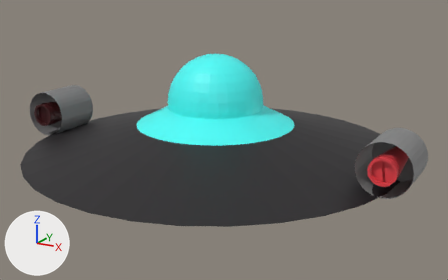
The Blender file proyecto.blend: old version first, new version second.
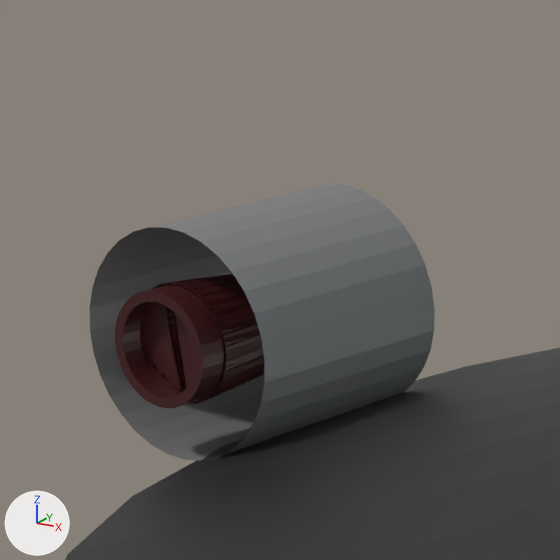
Each version appears first whole from a 50 mm camera at (13.02, -21.9, 6.94) aimed at (0.53, -0.21, -0.47), and next in a close-up on the part from 3% to 26% of the width and 18% to 55% of the height. Every picture has the same lights, and +X, +Y and +Z are marked at lower left.

Objects in the first close-up: 'main_OVNI_body', 'motor_tape', 'output_reactor'.
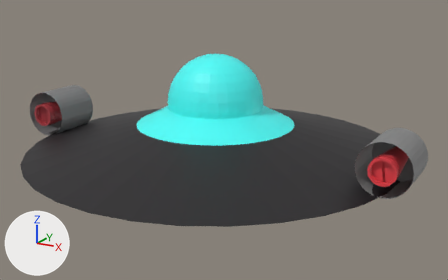
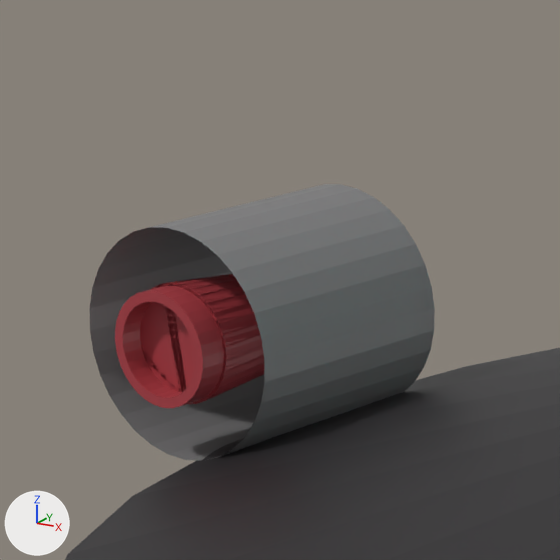
Pixel boxes (x1, y1, x2, y2) of what changed, in the close-ups (560 x 560 px):
'output_reactor', recoloured
    both: (115, 274, 264, 408)

The edits, one by one:
Material 'Material.007' (mat_material_007) changes colour from dark red #411014 to red #ab3c44; in linear values from (0.0529, 0.00518, 0.007) to (0.407, 0.0452, 0.0578).
